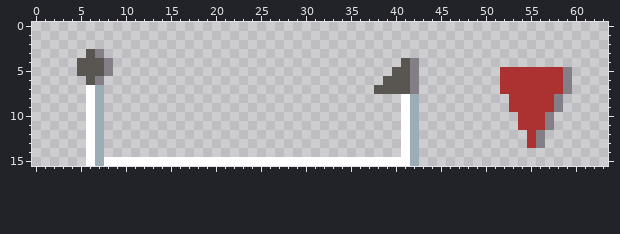
Pixel-art file -- Assets/sprite_flags_1.aseprite. The picture above is the old version.
64x16 pixels, 1 frame.
And afterwards:
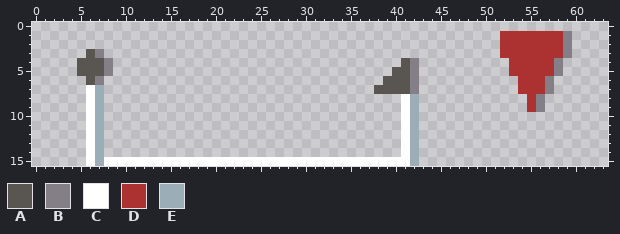
Palette (. is transparent): A #595652  B #847e87  C #ffffff  D #ac3232  E #9badb7
Edits made:
@@ x 50..61 @@
  0 ............
- 1 ............
- 2 ............
- 3 ............
- 4 ............
- 5 ..DDDDDDDB..
- 6 ..DDDDDDDB..
- 7 ..DDDDDDDB..
- 8 ...DDDDDB...
- 9 ...DDDDDB...
-10 ....DDDB....
-11 ....DDDB....
-12 .....DB.....
-13 .....DB.....
+ 1 ..DDDDDDDB..
+ 2 ..DDDDDDDB..
+ 3 ..DDDDDDDB..
+ 4 ...DDDDDB...
+ 5 ...DDDDDB...
+ 6 ....DDDB....
+ 7 ....DDDB....
+ 8 .....DB.....
+ 9 .....DB.....
+10 ............
+11 ............
+12 ............
+13 ............
 14 ............
